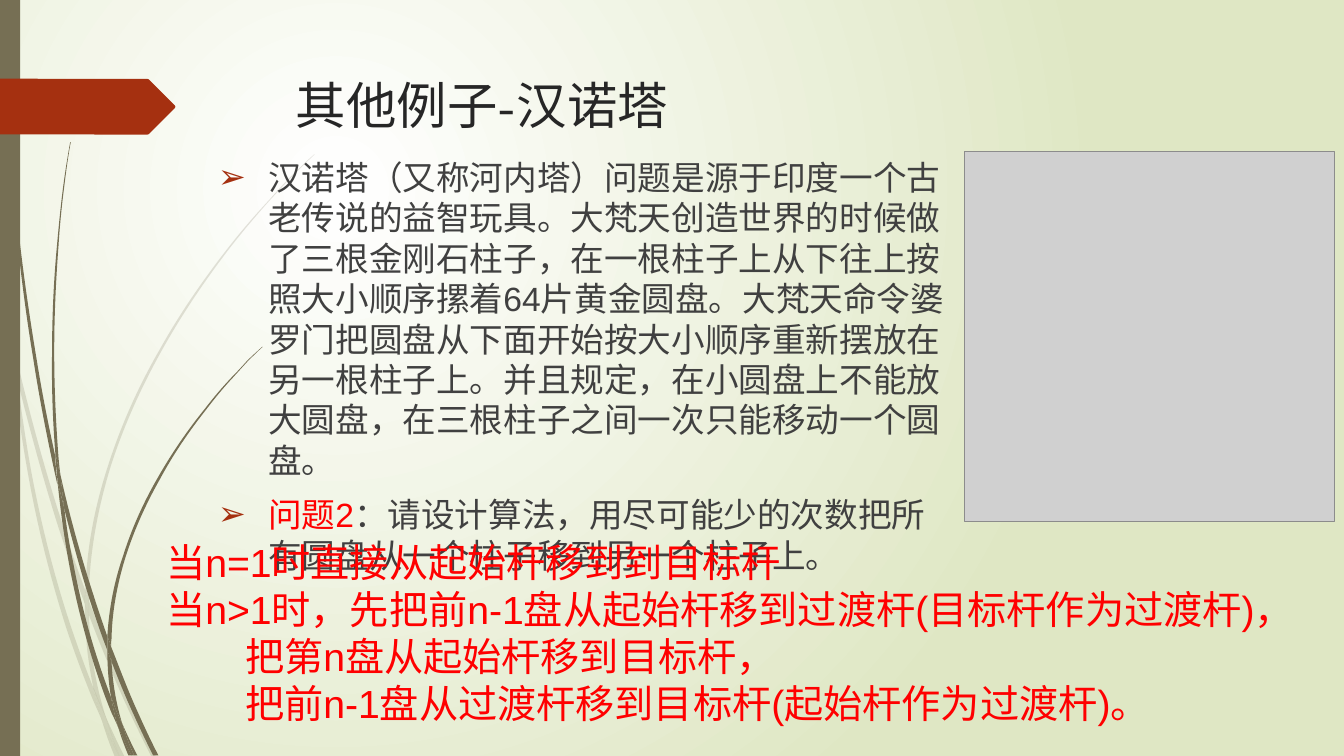
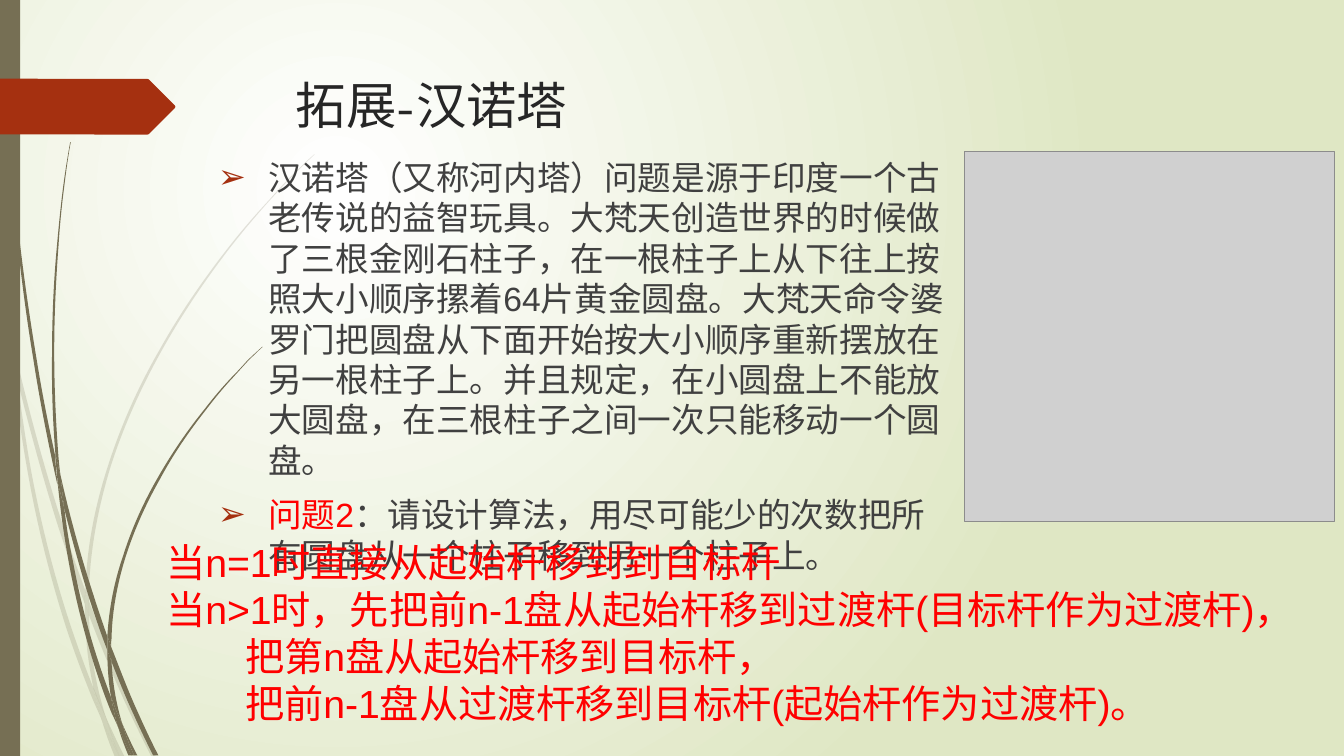
Before and after one commit to hongm32/2020design, a slide deck: slide 18 of 【第10课】递归算法/【第10课】递归算法.pptx (slide 21 before the commit). Drawn at 1344x756 pixels with LibreOffice and Linux fonts; fonts in the diff are those of the drawing; grey boxes stand for pictures. Boxes give left, top, right and bottom in pixels: in the first picture for what was removed or moved away, otherwise in the second. Text is boxed around its words. In the diff, an @@ line names an element or a change of style, - is before the commit and + after.

```diff
--- a/【第10课】递归算法/【第10课】递归算法.pptx
+++ b/【第10课】递归算法/【第10课】递归算法.pptx
@@ title at <box>296,81,567,128</box>: text changed @@
-其他例子-汉诺塔
+拓展-汉诺塔
```
Also in this commit, not shown: 7 other slides changed, 3 slides removed, 7 other files.
